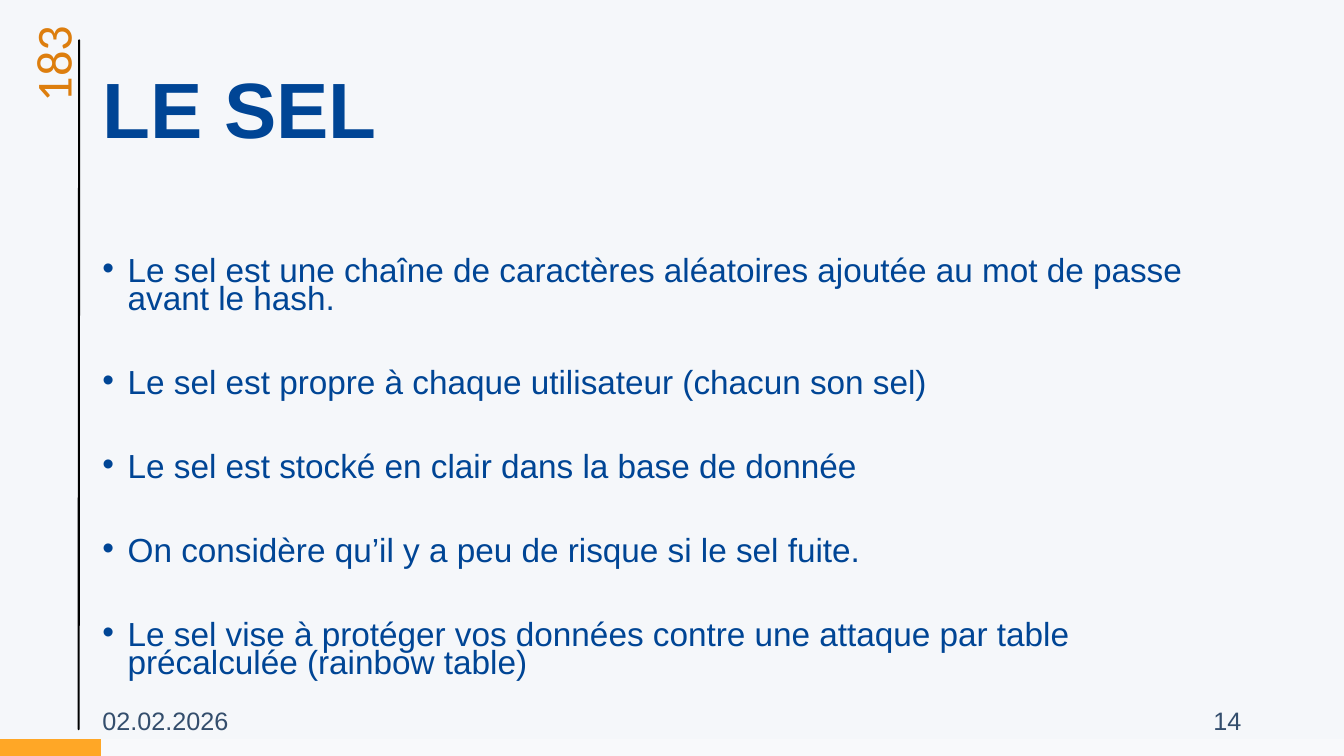
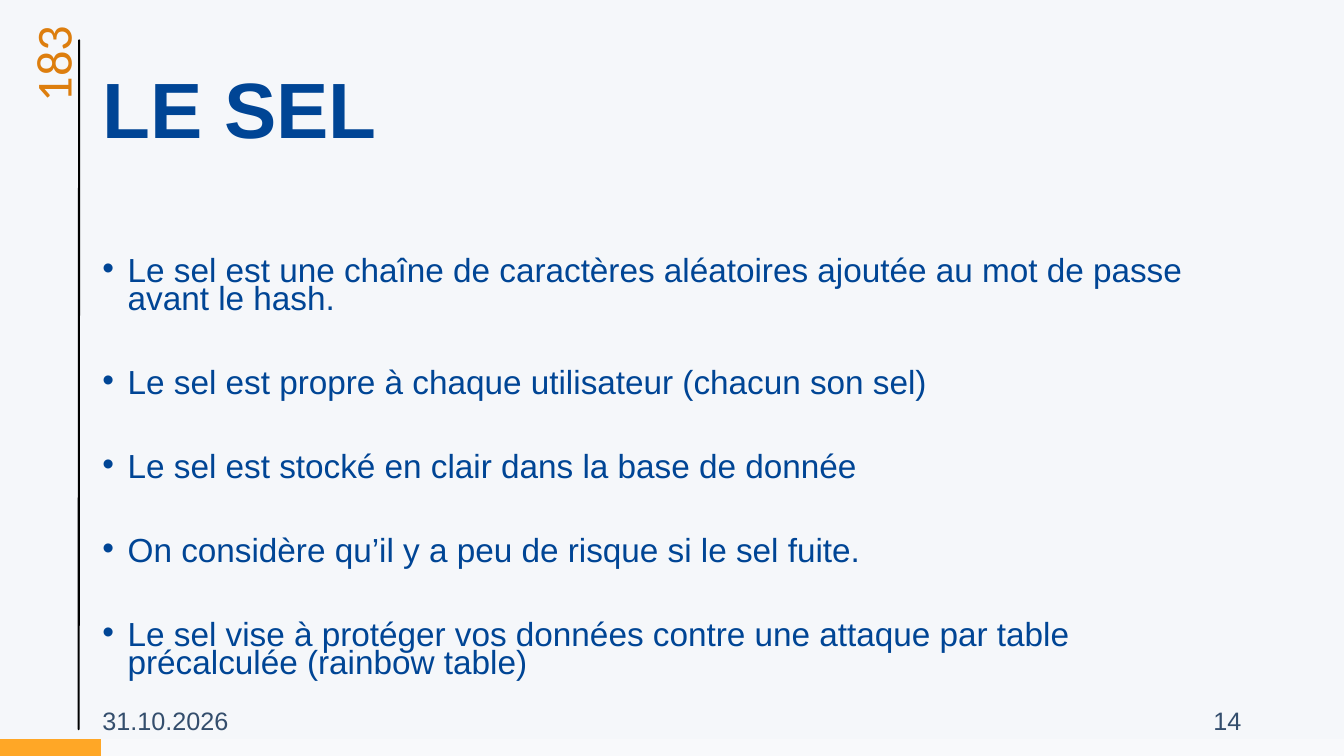
Before and after one commit to ETML-INF/183-SecuriteApplication, a slide deck: slide 14 of supports/02-Auth.pptx. Drawn at 1344x756 pixels with LibreOffice and Linux fonts; fonts in the diff are those of the drawing; background and template pictures are left out. Boxes give left, top, right and bottom in pixels: in the first picture for what was removed or moved away, otherwise in the second. Text is boxed around its words. In the diff, an @@ line names an element or a change of style, - is before the commit and + after.

```diff
--- a/supports/02-Auth.pptx
+++ b/supports/02-Auth.pptx
@@ text at [102, 712, 228, 731]: text changed @@
-02.02.2026
+31.10.2026
```
Also in this commit, not shown: 31 other slides changed, 29 other files.
